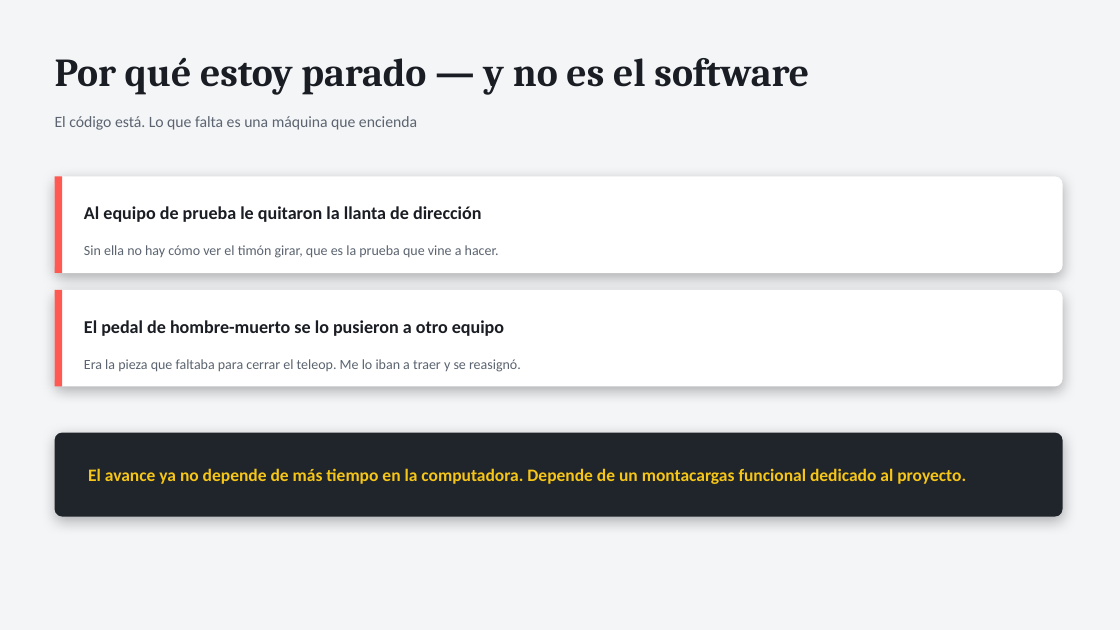
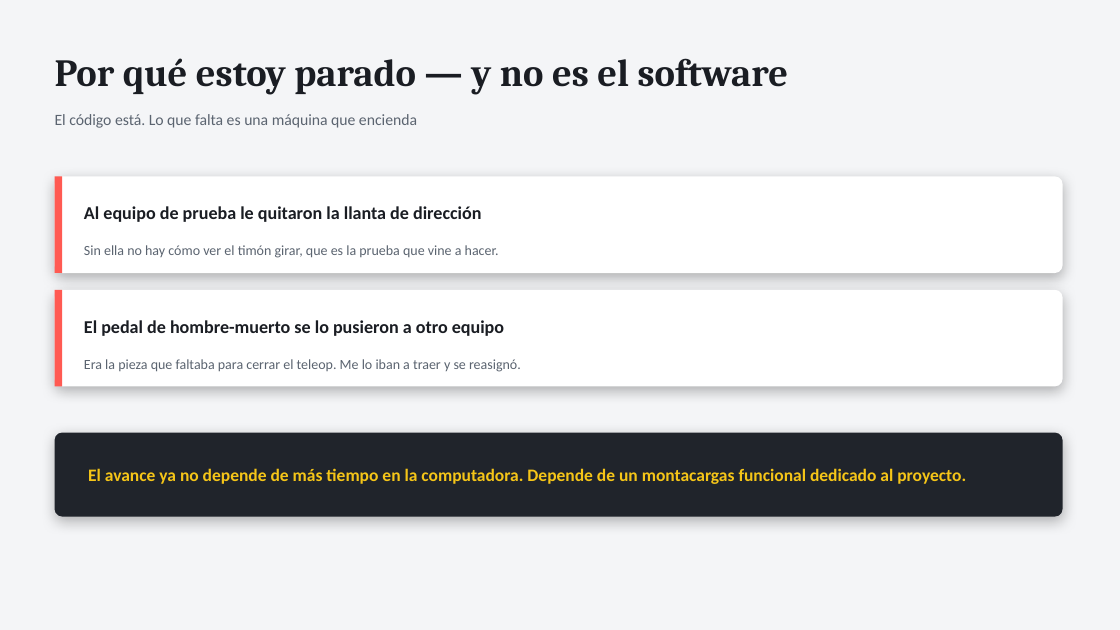
Before and after one commit to Rodzilla-TheCreator/tata, a slide deck: slide 6 of presentaciones/TaTa_Estado_y_Pedido_Omar.pptx (slide 4 before the commit). Drawn at 1120x630 pixels with LibreOffice and Linux fonts; fonts in the diff are those of the drawing. Boxes give left, top, right and bottom in pixels: in the first picture for what was removed or moved away, otherwise in the second. Text is boxed around its words. In the diff, an @@ line names an element or a change of style, - is before the commit and + after.

```diff
--- a/presentaciones/TaTa_Estado_y_Pedido_Omar.pptx
+++ b/presentaciones/TaTa_Estado_y_Pedido_Omar.pptx
@@ text "Por qué estoy parado — ..." at [55, 58, 789, 95]: size 34 to 33 pt @@
```
Also in this commit, not shown: 7 other slides changed, 3 slides added, 1 slide removed, 5 other files.
